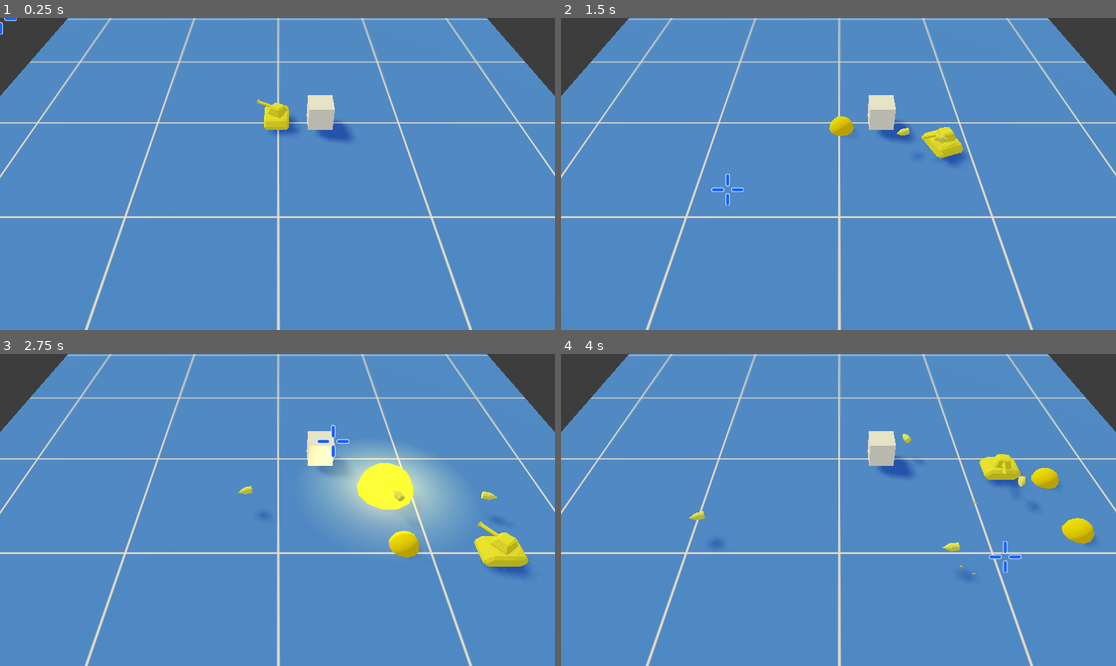
Above: before the commit, frames 1-4 (two rows, left to right).
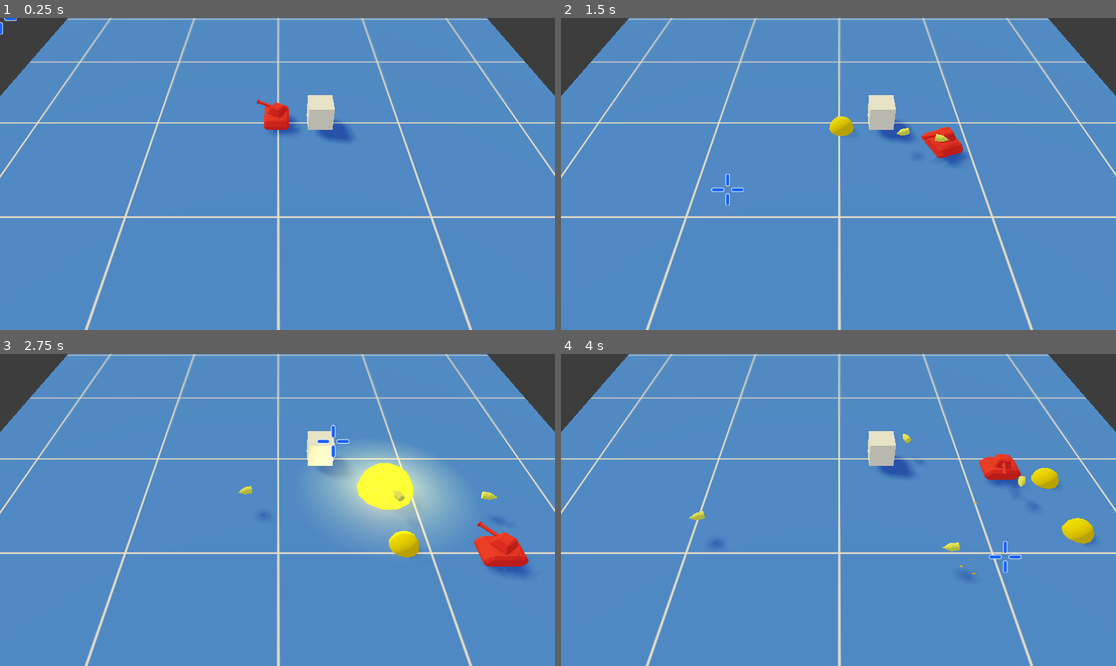
Above: after the commit, the same moments.

Repository: Hasnep/combatanks
Game: Godot game, scene res://World.tscn
Two runs of this game, one before a commit and one after it. Both use one fixed random seed, a clock stepped at 60 frames per second and the inputs below.
Inputs (mouse positions are in pixels of both pictures, inside the frame that each line leads up to):
- Up to frame 1 (0.25 s): no input
- Up to frame 2 (1.5 s): tap Enter at 0.5 s; move the mouse to (960, 158) at 0.52 s; hold Right (move_right) 0.53-1.28 s; right-click (960, 158) at 0.6 s; click (960, 158) at 0.8 s; move the mouse to (727, 189) at 1.27 s; hold Down (move_down) from 1.28 s (still down); click (727, 189) at 1.35 s
- Up to frame 3 (2.75 s): right-click (166, 525) at 1.55 s; move the mouse to (333, 441) at 2.02 s; release Down (move_down) at 2.03 s; hold Right (move_right) from 2.03 s (still down); right-click (333, 441) at 2.1 s; click (333, 441) at 2.3 s
- Up to frame 4 (4 s): move the mouse to (810, 572) at 2.77 s; release Right (move_right) at 2.78 s; hold Up (move_up) 2.78-3.53 s; click (810, 572) at 2.85 s; right-click (810, 572) at 3.05 s; move the mouse to (1005, 556) at 3.52 s; hold Left (move_left) from 3.53 s (still down); right-click (1005, 556) at 3.6 s; click (1005, 556) at 3.8 s

The runs differ from the first frame. In frame 1, 0.4% of the frame differs, in the area x 46-53%, y 26-36%; in frame 2, 0.4%; in frame 3, 0.8%, in the area x 85-96%, y 53-69%; in frame 4, 0.5%.

Commit message:
Rename functions to be more consistent

Diff:
--- a/Tank/Player/TankPlayer.gd
+++ b/Tank/Player/TankPlayer.gd
@@ -1,19 +1,8 @@
 extends "res://Tank/Tank.gd"
 
-onready var mouse_marker: MeshInstance = get_node("/root/World/MouseMarker")
 
-
-func get_facing_direction() -> float:
-	var mouse_position_2d: Vector2 = Global.three_to_two(mouse_marker.transform.origin)
-	var tank_position_2d: Vector2 = Global.three_to_two(transform.origin)
-	return (mouse_position_2d - tank_position_2d).angle_to(Vector2(0, 1))
-
-
-func get_shoot_action() -> bool:
-	return Input.is_action_just_pressed("shoot")
-
-
-func get_max_speed() -> float:
+# Getter functions for constants
+func get_max_movement_speed() -> float:
 	return 10.0
 
 
@@ -21,7 +10,14 @@
 	return 0.1
 
 
-func get_desired_direction() -> Vector2:
+func get_colour() -> Color:
+	var player_colours = ["#ff4949", "#f9f251", "#1af66c", "#3644ff", "#cb3cfd"]
+	randomize()
+	return Color(player_colours[randi() % len(player_colours)])
+
+
+# Getter functions for actions
+func get_desired_base_velocity() -> Vector2:
 	var desired_z: int = 0
 	var desired_x: int = 0
 
@@ -37,10 +33,17 @@
 	return Vector2(desired_x, desired_z)
 
 
-func get_tank_colour() -> Color:
-	var player_colours = ["#ff4949", "#f9f251", "#1af66c", "#3644ff", "#cb3cfd"]
-	randomize()
-	return Color(player_colours[randi() % len(player_colours)])
+onready var mouse_marker: MeshInstance = get_node("/root/World/MouseMarker")
+
+
+func get_desired_turret_rotation() -> float:
+	var mouse_position_2d: Vector2 = Global.three_to_two(mouse_marker.transform.origin)
+	var tank_position_2d: Vector2 = Global.three_to_two(transform.origin)
+	return (mouse_position_2d - tank_position_2d).angle_to(Vector2(0, 1))
+
+
+func get_shoot_action() -> bool:
+	return Input.is_action_just_pressed("shoot")
 
 
 func get_lay_mine_action() -> bool:
--- a/Tank/Tank.gd
+++ b/Tank/Tank.gd
@@ -1,7 +1,25 @@
 extends KinematicBody
 
 
-func get_facing_direction() -> float:
+# Getter functions for constants
+func get_max_movement_speed() -> float:
+	return 0.0
+
+
+func get_max_angular_velocity() -> float:
+	return 0.0
+
+
+func get_colour() -> Color:
+	return Color(0, 0, 0)
+
+
+# Getter functions for actions
+func get_desired_base_velocity() -> Vector2:
+	return Vector2(0, 0)
+
+
+func get_desired_turret_rotation() -> float:
 	return 0.0
 
 
@@ -9,48 +27,32 @@
 	return false
 
 
-func get_max_speed() -> float:
-	return 0.0
-
-
-func get_max_angular_velocity() -> float:
-	return 0.0
-
-
-func get_desired_direction() -> Vector2:
-	return Vector2(0, 0)
-
-
-func get_tank_colour() -> Color:
-	return Color(0, 0, 0)
-
-
 func get_lay_mine_action() -> bool:
 	return false
 
 
-var max_speed = get_max_speed()
+var max_speed = get_max_movement_speed()
 var max_angular_velocity = get_max_angular_velocity()
 
 var speed: float = 0.0
 
 
 func _ready():
-	var my_colour: Color = get_tank_colour()
+	var my_colour: Color = get_colour()
 	$"TankTurret".material_override.albedo_color = my_colour
 	$"TankBase".material_override.albedo_color = my_colour
 
 
 func _physics_process(_delta: float):
-	var desired_direction: Vector2 = get_desired_direction()
+	var desired_velocity: Vector2 = get_desired_base_velocity()
 
-	if desired_direction == Vector2(0, 0):
+	if desired_velocity == Vector2(0, 0):
 		speed = 0
 	else:
 		speed = max_speed
 
-		var facing: Vector2 = Global.three_to_two(global_transform.basis.z)
-		var direction_delta: float = desired_direction.angle_to(facing)
+		var current_direction: Vector2 = Global.three_to_two(global_transform.basis.z)
+		var direction_delta: float = desired_velocity.angle_to(current_direction)
 
 		# Limit rotation speed
 		direction_delta = min(direction_delta, max_angular_velocity)
@@ -70,7 +72,7 @@
 
 
 func _process(_delta: float):
-	turret.rotation = -rotation + Vector3(0, get_facing_direction(), 0)
+	turret.rotation = -rotation + Vector3(0, get_desired_turret_rotation(), 0)
 
 	if get_shoot_action():
 		_shoot()
